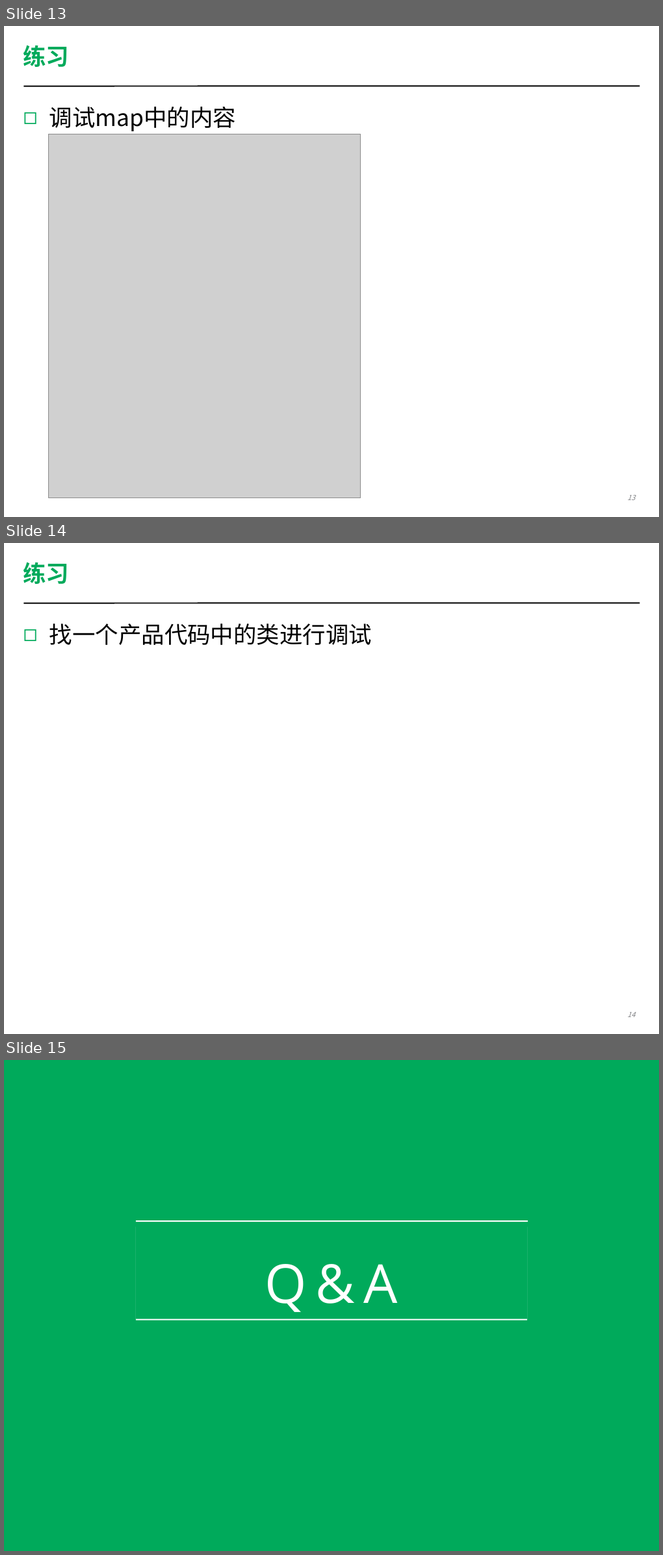
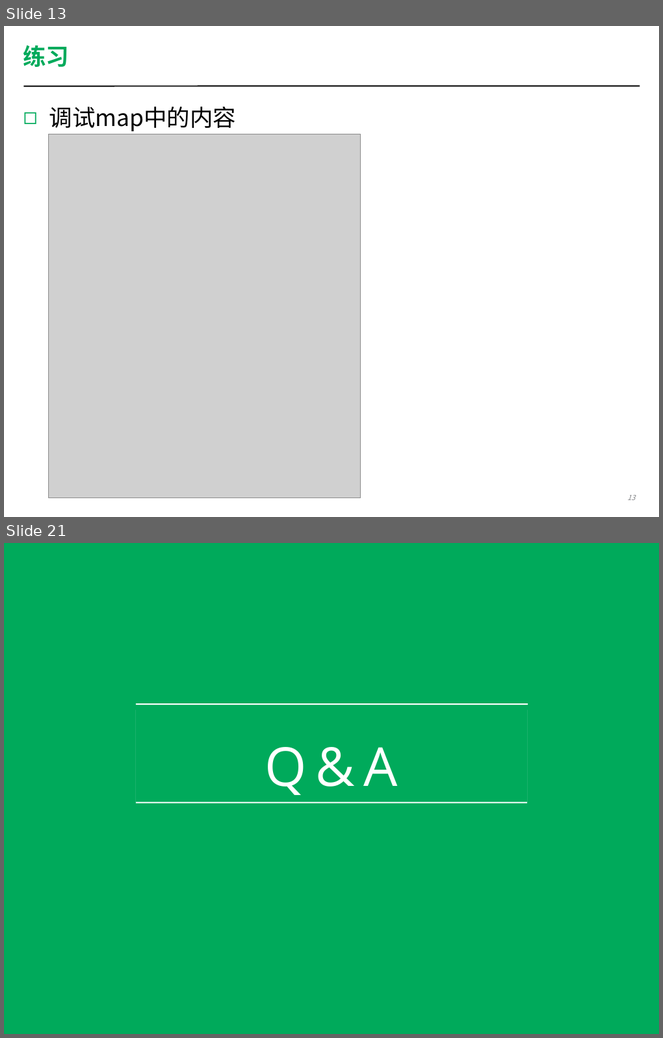
Before and after one commit to coney/c-training, a slide deck: Debug/Debug-SH/session2/Debugging Workshop 2.pptx. Shown one above the other, each under a label of ours: slides 13, 14 and 15 before the commit, slides 13 and 21 after it; the slides between them are not shown. The pictures are 663x1555 and 663x1038 pixels, drawn with LibreOffice and Linux fonts; fonts in the diff are those of the drawing; grey boxes stand for pictures; background and template pictures are left out. Boxes give left, top, right and bottom in pixels: in the first picture for what was removed or moved away, otherwise in the second. Text is boxed around its words. In the diff, an @@ line names an element or a change of style, - is before the commit and + after.

```diff
--- a/Debug/Debug-SH/session2/Debugging Workshop 2.pptx
+++ b/Debug/Debug-SH/session2/Debugging Workshop 2.pptx
@@ slide 14 removed at (x1=4, y1=543, x2=659, y2=1034), background #FFFFFF; not listed: 1 template element that a slide beside it also shows @@
@@ title removed at (x1=24, y1=562, x2=69, y2=584) @@
-练习
@@ text removed at (x1=50, y1=624, x2=372, y2=645) @@
-◻ 找一个产品代码中的类进行调试
@@ page number removed at (x1=627, y1=1012, x2=635, y2=1017) @@
-14
@@ what was slide 15 is now slide 21 @@
```
Also in this commit, not shown: 4 slides changed, 7 slides added, 29 other files.
